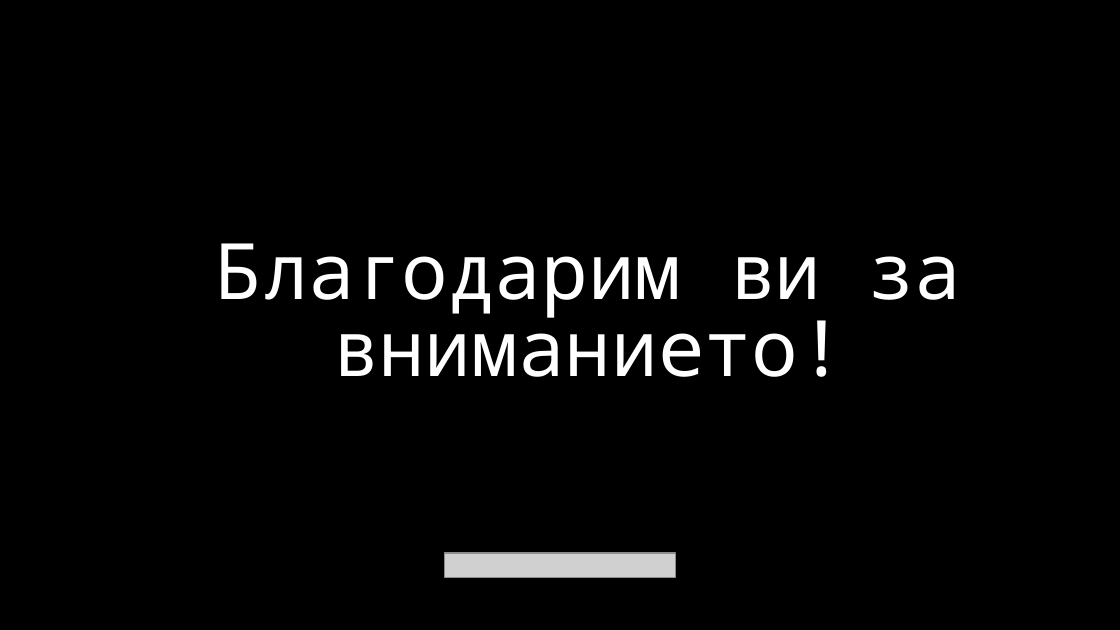
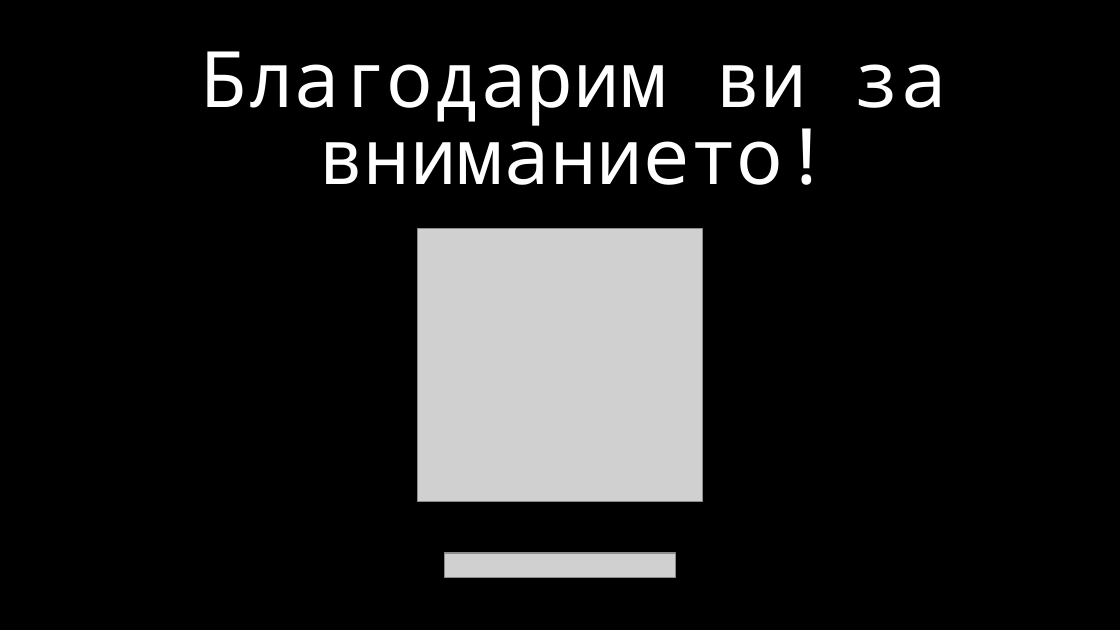
Before and after one commit to KrisD16/HackTUES128velit, a slide deck: slide 10 of presentation_hacktues.pptx. Drawn at 1120x630 pixels with LibreOffice and Linux fonts; fonts in the diff are those of the drawing; grey boxes stand for pictures; background and template pictures are left out. Boxes give left, top, right and bottom in pixels: in the first picture for what was removed or moved away, otherwise in the second. Text is boxed around its words. In the diff, an @@ line names an element or a change of style, - is before the commit and + after.

```diff
--- a/presentation_hacktues.pptx
+++ b/presentation_hacktues.pptx
@@ text "Благодарим ви за вниманието!": place and size @@
-text "Благодарим ви за вниманието!" at (215, 243, 961, 377)
+text "Благодарим ви за вниманието!" at (200, 51, 947, 185)
@@ picture added at (418, 228, 702, 501) @@
```
Also in this commit, not shown: 3 other slides changed, 1 slide added, 2 slides removed, 1 other file.
